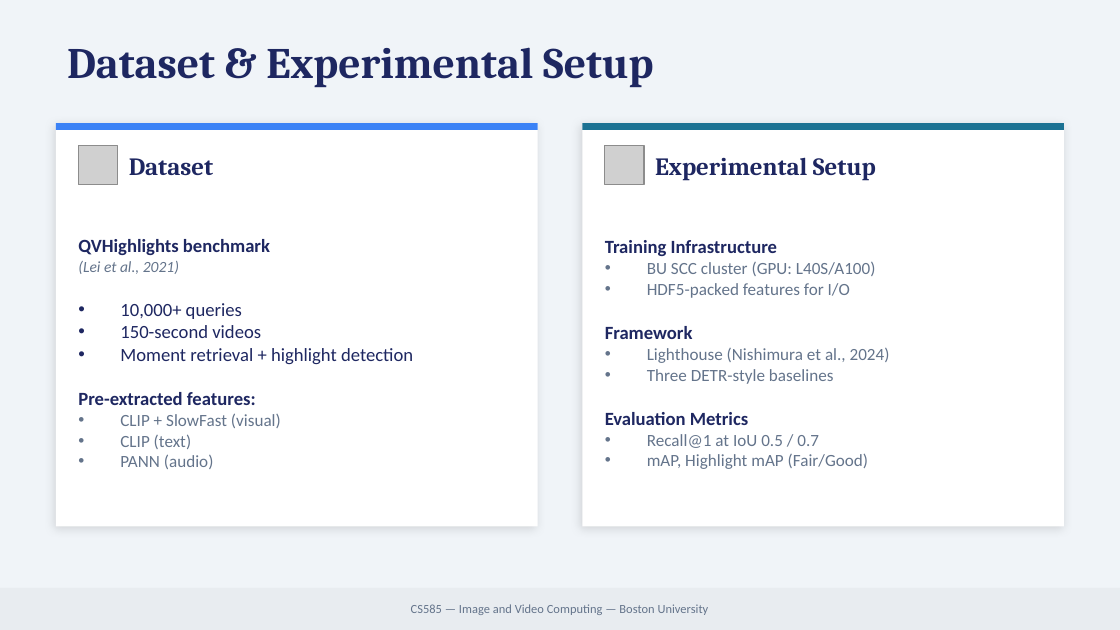
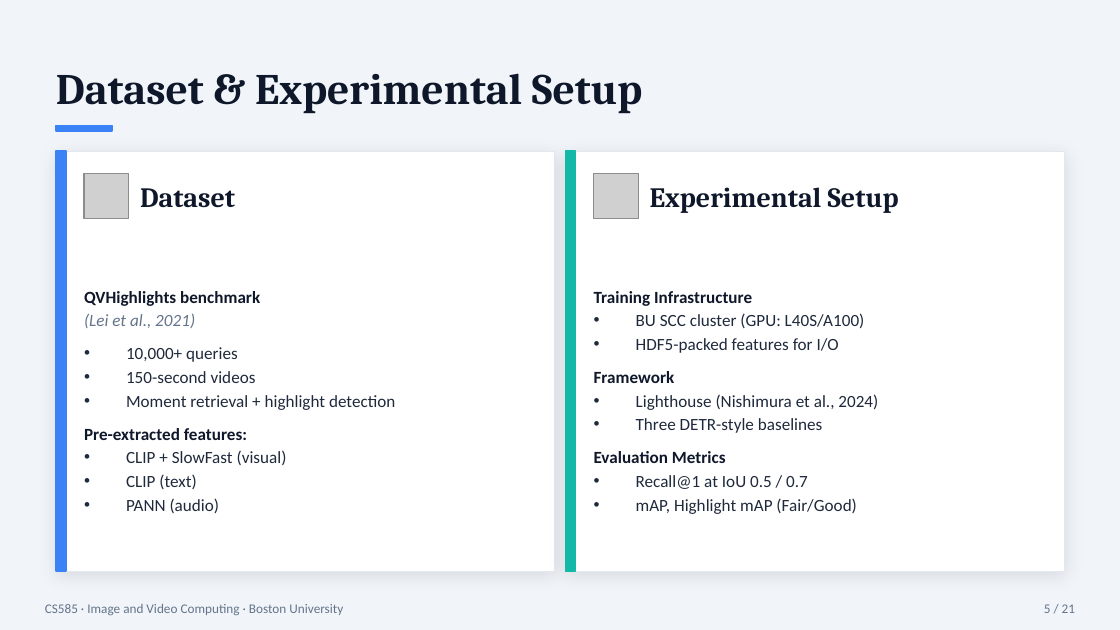
Before and after one commit to kuromi1kow/Interpretability-and-Failure-Analysis-for-Video-Moment-Retrieval, a slide deck: slide 5 of docs/VMR_Milestone3_Presentation.pptx (slide 3 before the commit). Drawn at 1120x630 pixels with LibreOffice and Linux fonts; fonts in the diff are those of the drawing; grey boxes stand for pictures. Boxes give left, top, right and bottom in pixels: in the first picture for what was removed or moved away, otherwise in the second. Text is boxed around its words. In the diff, an @@ line names an element or a change of style, - is before the commit and + after.

```diff
--- a/docs/VMR_Milestone3_Presentation.pptx
+++ b/docs/VMR_Milestone3_Presentation.pptx
@@ background #F0F4F8 to #F1F5F9 @@
@@ text "Dataset & Experimental Setup": place and size @@
-text "Dataset & Experimental Setup" at [67, 47, 653, 87]
+text "Dataset & Experimental Setup" at [56, 73, 642, 114]
@@ text "Dataset & Experimental Setup" at [56, 73, 642, 114]: text colour #1E2761 to #0F172A @@
@@ rectangle removed at [56, 123, 538, 130] @@
@@ rectangle added at [56, 125, 112, 131], fill #3B82F6, outline #3B82F6 1 pt @@
@@ picture removed at [78, 146, 118, 185] @@
@@ rectangle removed at [582, 123, 1064, 130] @@
@@ picture removed at [605, 146, 644, 185] @@
@@ rectangle: place and size @@
-rectangle at [56, 123, 538, 526]
+rectangle at [56, 151, 554, 571]
@@ rectangle at [56, 151, 554, 571]: outline none to #E2E8F0 0.5 pt; shadow changed @@
@@ rectangle added at [56, 151, 66, 571], fill #3B82F6, outline #3B82F6 1 pt @@
@@ picture added at [84, 174, 129, 218] @@
@@ text "Dataset" at [140, 188, 235, 208]: size 16 to 18 pt, text colour #1E2761 to #0F172A @@
@@ text "Dataset": place and size @@
-text "Dataset" at [129, 158, 213, 176]
+text "Dataset" at [140, 188, 235, 208]
@@ rectangle at [566, 151, 1064, 571]: outline none to #E2E8F0 0.5 pt; shadow changed @@
@@ rectangle: place and size @@
-rectangle at [582, 123, 1064, 526]
+rectangle at [566, 151, 1064, 571]
@@ rectangle added at [566, 151, 576, 571], fill #14B8A6, outline #14B8A6 1 pt @@
@@ picture added at [594, 174, 638, 218] @@
@@ text "Experimental Setup": place and size @@
-text "Experimental Setup" at [655, 157, 876, 180]
+text "Experimental Setup" at [650, 187, 899, 213]
@@ text "Experimental Setup" at [650, 187, 899, 213]: size 16 to 18 pt, text colour #1E2761 to #0F172A @@
@@ text "QVHighlights benchmark": place and size @@
-text "QVHighlights benchmark" at [78, 239, 413, 469]
+text "QVHighlights benchmark" at [84, 291, 395, 513]
@@ text "QVHighlights benchmark" at [84, 291, 395, 513]: size 12 to 11 pt in "QVHighlights benchmark", "10,000+ queries", "150-second videos", "Moment retrieval + highlight detection" and 1 more places; text colour #1E2761 to #0F172A in "QVHighlights benchmark", "Pre-extracted features:"; size 10 to 11 pt in "(Lei et al., 2021)"; text colour #1E2761 to #1E293B in "10,000+ queries", "150-second videos", "Moment retrieval + highlight detection"; text colour #64748B to #1E293B in "CLIP + SlowFast (visual)", "CLIP (text)", "PANN (audio)"; more space between paragraphs @@
@@ text "Training Infrastructure": place and size @@
-text "Training Infrastructure" at [605, 240, 890, 469]
+text "Training Infrastructure" at [594, 291, 878, 514]
@@ text "Training Infrastructure" at [594, 291, 878, 514]: size 12 to 11 pt, text colour #1E2761 to #0F172A in "Training Infrastructure", "Framework", "Evaluation Metrics"; text colour #64748B to #1E293B in "BU SCC cluster (GPU: L40S/A100)", "HDF5-packed features for I/O", "Lighthouse (Nishimura et al., 2024)", "Three DETR-style baselines" and 2 more places; more space between paragraphs @@
@@ text "CS585 · Image and Video ...": place and size @@
-text "CS585 · Image and Video ..." at [0, 588, 1120, 630]
+text "CS585 · Image and Video ..." at [45, 604, 343, 615]
@@ text "CS585 · Image and Video ..." at [45, 604, 343, 615]: fill #E8ECF0 to none @@
@@ text at [45, 604, 343, 615]: text changed; size 8 to 8.5 pt @@
-CS585 — Image and Video Computing — Boston University
+CS585 · Image and Video Computing · Boston University
@@ text added at [1044, 604, 1075, 613], 8.5 pt, text #64748B @@
+5 / 21
```
Also in this commit, not shown: 12 other slides changed, 8 slides added, 21 other files.
